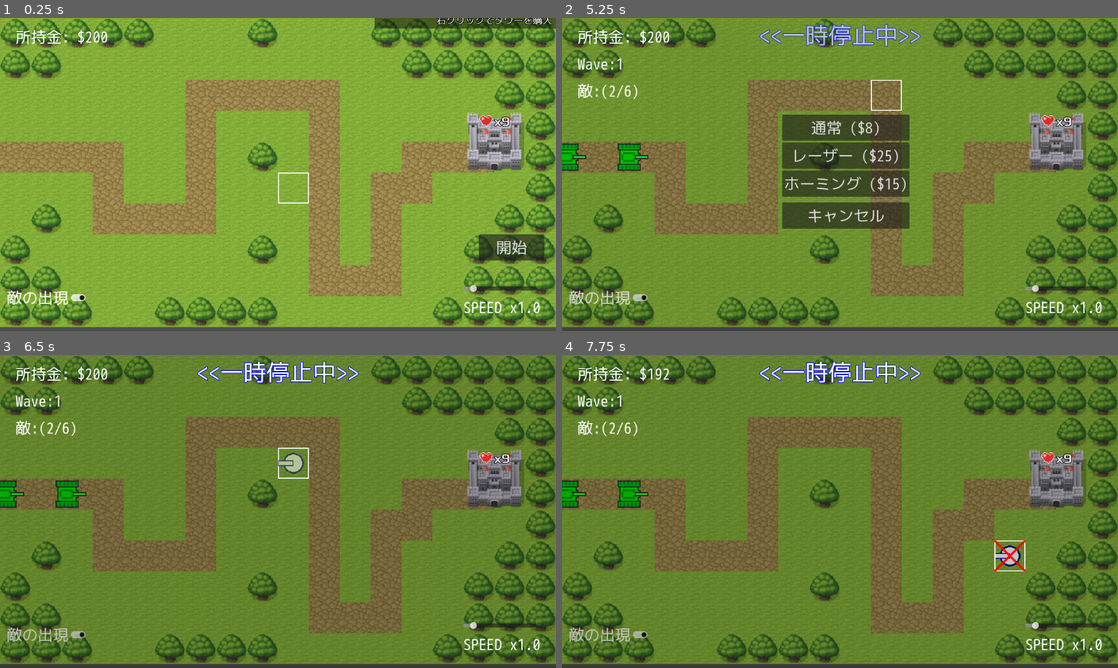
Above: before the commit, frames 1-4 (two rows, left to right).
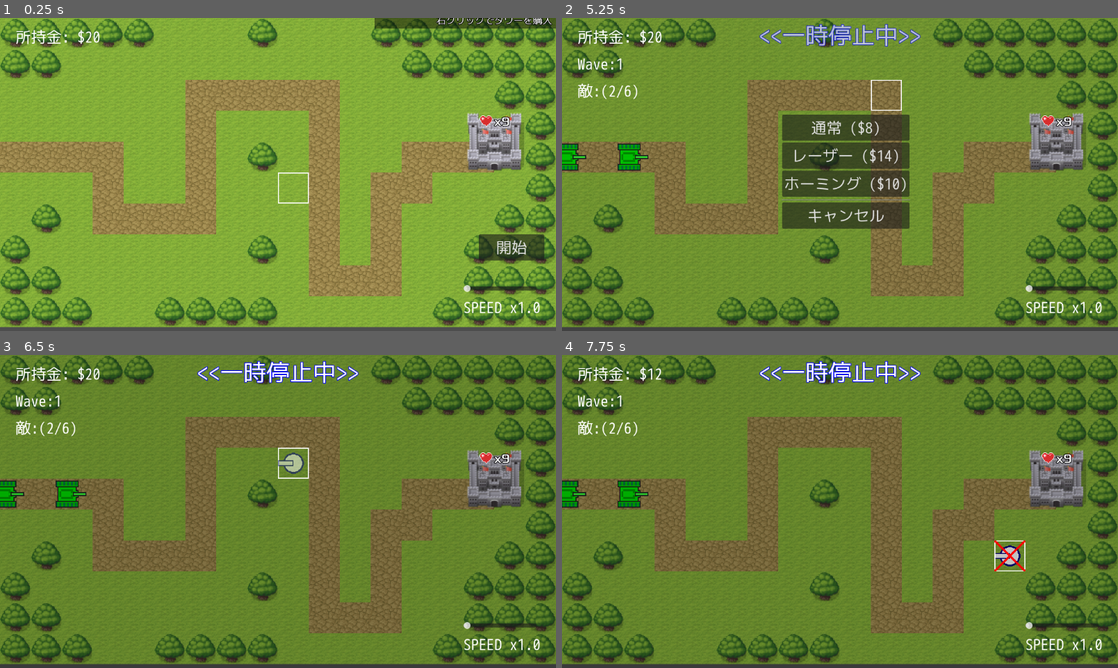
Above: after the commit, the same moments.

Repository: syun77/gd_towerdefense
Game: Godot game, scene res://Main.tscn
Two runs of this game, one before a commit and one after it. Both use one fixed random seed, a clock stepped at 60 frames per second and the inputs below.
Inputs (mouse positions are in pixels of both pictures, inside the frame that each line leads up to):
- Up to frame 1 (0.25 s): no input
- Up to frame 2 (5.25 s): click "開始" at 0.5 s; click (606, 296) at 1.25 s, where only the run before the commit has a clickable "敵の出現"; click (606, 296) at 2 s, where only the run before the commit has a clickable "敵の出現"; click (606, 296) at 2.75 s, where only the run before the commit has a clickable "敵の出現"; move the mouse to (962, 158) at 3.52 s; click (962, 158) at 3.6 s; move the mouse to (728, 190) at 4.27 s; click (728, 190) at 4.35 s; move the mouse to (895, 105) at 5.02 s; right-click (895, 105) at 5.1 s
- Up to frame 3 (6.5 s): click (333, 442) at 5.3 s; click "通常 ($8)" at 5.75 s
- Up to frame 4 (7.75 s): tap Enter at 6.5 s; move the mouse to (812, 574) at 6.52 s; click (812, 574) at 6.6 s; tap Space at 7.25 s; move the mouse to (1006, 558) at 7.27 s; click (1006, 558) at 7.35 s

The runs differ from the first frame. In frame 1, 0.4% of the frame differs, in the area x 1-86%, y 4-92%; in frame 2, 0.4%; in frame 3, 0.4%; in frame 4, 0.4%.

Commit message:
バランス調整

Diff:
--- a/TowerDefense/Main.gd
+++ b/TowerDefense/Main.gd
@@ -123,7 +123,7 @@
 	_spawn_mgr = EnemySpawnMgr.new(_path2d)
 
 	_change_help(eHelp.BUY)
-	_timeout = TIME_OUT
+	_timeout = TIME_OUT * 1.5
 
 ## 更新.
 func _physics_process(delta: float) -> void:
@@ -160,9 +160,9 @@
 
 ## 更新 > 待機中.
 func _update_standby(delta:float):
-	if Common.wave > 0:
+	if _mode == eMode.FREE:
+		# 自由操作のときのみ時間経過.
 		_timeout -= delta
-
 	if _start_next_wave or _timeout <= 0.0:
 		_ui_next_wave.visible = false
 		_start_next_wave = false
@@ -279,7 +279,12 @@
 		_ui_cursor_tower.visible = true
 
 	# タワーの生存数.
-	var num = _tower_layer.get_child_count()
+	var num = 0
+	for tower in Common.get_layer("tower").get_children():
+		var t:Tower = tower
+		if t.get_type() == _buy_type:
+			num += 1 # 一致する種別のみ.
+
 	var cost = Game.tower_cost(num, _buy_type)
 	if Common.money < cost or Input.is_action_just_pressed("right-click"):
 		# お金足りない or キャンセル.
--- a/TowerDefense/Main.tscn
+++ b/TowerDefense/Main.tscn
@@ -126,7 +126,8 @@
 offset_top = 552.0
 offset_right = 1112.0
 offset_bottom = 568.0
-max_value = 10.0
+min_value = 1.0
+max_value = 5.0
 step = 0.5
 value = 1.0
 
@@ -139,6 +140,7 @@
 text = "Speed"
 
 [node name="DbgLayer" type="CanvasLayer" parent="UILayer"]
+visible = false
 
 [node name="CheckAppearEnemy" type="CheckButton" parent="UILayer/DbgLayer"]
 offset_left = 8.0
--- a/TowerDefense/src/Tower.gd
+++ b/TowerDefense/src/Tower.gd
@@ -82,9 +82,9 @@
 ## 更新.
 func _process(_delta: float) -> void:
 	# ヘルプの更新.
-	_helo_label.text = "POWER: LV%d"%power_lv
-	_helo_label.text += "\nRANGE: LV%d"%range_lv
-	_helo_label.text += "\nFIRERATE: LV%d"%firerate_lv
+	_helo_label.text = "POWER: LV%d (dmg:%d)"%[power_lv, get_power()]
+	_helo_label.text += "\nRANGE: LV%d (%3.0f)"%[range_lv, get_range()/8.0]
+	_helo_label.text += "\nFIRERATE: LV%d (%3.1fsec)"%[firerate_lv, get_firerate()]
 
 	# 描画.
 	queue_redraw()
@@ -122,7 +122,7 @@
 	var tbl2 = {
 		Game.eTower.NORMAL: 200.0,
 		Game.eTower.LASER: 1, # 動かないけど角度は必要なので "1".
-		Game.eTower.HORMING: 150.0,
+		Game.eTower.HORMING: 200.0,
 	}
 	var speed = tbl2[_type]
 	var shot = tbl[_type].instantiate()
--- a/TowerDefense/src/Tower.tscn
+++ b/TowerDefense/src/Tower.tscn
@@ -21,11 +21,12 @@
 shape = SubResource("RectangleShape2D_fjunf")
 
 [node name="Help" type="Node2D" parent="."]
+z_index = 1
 position = Vector2(24, -24)
 
 [node name="ColorRect" type="ColorRect" parent="Help"]
 offset_top = -96.0
-offset_right = 200.0
+offset_right = 281.0
 color = Color(0, 0, 0, 0.313726)
 
 [node name="Label" type="Label" parent="Help"]
--- a/TowerDefense/src/common/Common.gd
+++ b/TowerDefense/src/common/Common.gd
@@ -6,7 +6,7 @@
 # --------------------------------------------------
 # const.
 # --------------------------------------------------
-const INIT_MONEY = 200
+const INIT_MONEY = 20
 const INIT_WAVE = 0 # 最初に+1するので0始まり.
 const INIT_HP = 9 # 拠点の初期HP.
 
@@ -105,7 +105,9 @@
 		p.position = pos
 		var speed = randf_range(100, 1000)
 		var t = time + randf_range(-0.2, 0.2)
-		p.start(t, deg, speed, 0, 10, color, sc)
+		var ax = 0.0
+		var ay = 3.0
+		p.start(t, deg, speed, ax, ay, color, sc)
 		deg += randf_range(30, 50)
 
 func start_particle_ring(pos:Vector2, time:float, color:Color, sc:float=2.0) -> void:
--- a/TowerDefense/src/common/Game.gd
+++ b/TowerDefense/src/common/Game.gd
@@ -3,7 +3,7 @@
 # ==================================================
 # ゲームパラメータを定義するスクリプト.
 # ==================================================
-const DAMAGE_BASE = 1000
+const DAMAGE_BASE = 10
 
 enum eTower {
 	NORMAL, # 通常.
@@ -20,7 +20,7 @@
 		eTower.LASER:
 			return 48 + (8 * lv)
 		eTower.HORMING:
-			return 64 + (16 * lv)
+			return 64 + (20 * lv)
 		_: #eTower.NORMAL:
 			return 48 + (16 * lv)
 
@@ -28,9 +28,9 @@
 func tower_power(lv:int, type:eTower) -> int:
 	match type:
 		eTower.LASER:
-			return (DAMAGE_BASE * 0.7) + (lv * 2)
+			return (DAMAGE_BASE * 1.5) * lv
 		eTower.HORMING:
-			return int(lv * DAMAGE_BASE * 0.5)
+			return int(lv * DAMAGE_BASE * 1.2)
 		_: #eTower.NORMAL:
 			return lv * DAMAGE_BASE
 ## 発射間隔 (= 2sec * 0.9 ^ (lv-1))
@@ -39,7 +39,7 @@
 		eTower.LASER:
 			return 3.0 * pow(0.9, (lv-1))
 		eTower.HORMING:
-			return 1.5 * pow(0.9, (lv-1))
+			return 2.5 * pow(0.9, (lv-1))
 		_: #eTower.NORMAL:
 			return 2.0 * pow(0.9, (lv-1))
 
@@ -47,11 +47,11 @@
 func tower_cost(num:int, type:eTower) -> int:
 	match type:
 		eTower.LASER:
-			var base = 25
+			var base = 14
 			var cost = base * pow(1.3, num)
 			return cost
 		eTower.HORMING:
-			var base = 15
+			var base = 10
 			var cost = base * pow(1.3, num)
 			return cost
 		_: #eTower.NORMAL:
@@ -63,22 +63,22 @@
 func tower_upgrade_range(lv:int, type:eTower) -> int:
 	match type:
 		eTower.LASER:
-			var cost = 20 * pow(1.5, (lv-1))
+			var cost = 8 * pow(1.5, (lv-1))
 			return int(cost)
 		eTower.HORMING:
 			var cost = 8 * pow(1.5, (lv-1))
 			return int(cost)
 		_: #eTower.NORMAL:
-			var cost = 10 * pow(1.5, (lv-1))
+			var cost = 8 * pow(1.5, (lv-1))
 			return int(cost)
 ## 攻撃威力のアップグレード.
 func tower_upgrade_power(lv:int, type:eTower) -> int:
 	match type:
 		eTower.LASER:
-			var cost = 15 * pow(1.5, (lv-1))
+			var cost = 20 * pow(1.5, (lv-1))
 			return int(cost)
 		eTower.HORMING:
-			var cost = 40 * pow(1.5, (lv-1))
+			var cost = 20 * pow(1.5, (lv-1))
 			return int(cost)
 		_: #eTower.NORMAL:
 			var cost = 20 * pow(1.5, (lv-1))
@@ -87,10 +87,10 @@
 func tower_upgrade_firerate(lv:int, type:eTower) -> int:
 	match type:
 		eTower.LASER:
-			var cost = 40 * pow(1.5, (lv-1))
+			var cost = 15 * pow(1.5, (lv-1))
 			return int(cost)
 		eTower.HORMING:
-			var cost = 20 * pow(1.5, (lv-1))
+			var cost = 15 * pow(1.5, (lv-1))
 			return int(cost)
 		_: #eTower.NORMAL:
 			var cost = 15 * pow(1.5, (lv-1))
@@ -110,8 +110,8 @@
 # --------------------------------------------------
 ## HP (base + (Wave数 / 3))
 func enemy_hp(wave:int) -> int:
-	var base = 2.0
-	var hp = base + floor(wave / 3.0)
+	var base = 1.0
+	var hp = base + floor(wave / 3.0) # 端数切捨て.
 	return int(hp * DAMAGE_BASE)
 
 ## 所持金.
--- a/TowerDefense/src/enemy/Enemy.gd
+++ b/TowerDefense/src/enemy/Enemy.gd
@@ -89,7 +89,6 @@
 		var time = 1.0
 		var color = Color.LIME
 		Common.start_particle_enemy(pos, time, color)
-		Common.start_particle_ring(pos, time, color)
 
 ## 消滅.
 func vanish() -> void:
--- a/TowerDefense/src/menu/MenuBuy.tscn
+++ b/TowerDefense/src/menu/MenuBuy.tscn
@@ -17,7 +17,7 @@
 layout_mode = 0
 offset_right = 1152.0
 offset_bottom = 648.0
-color = Color(0, 0, 0, 0.313726)
+color = Color(0, 0, 0, 0.501961)
 
 [node name="ButtonList" type="VBoxContainer" parent="."]
 layout_mode = 0
--- a/TowerDefense/src/menu/MenuUpgrade.gd
+++ b/TowerDefense/src/menu/MenuUpgrade.gd
@@ -2,6 +2,9 @@
 
 var _cnt = 0
 var _tower:Tower # アップグレード対象のタワー.
+var _cost_power:int = 0
+var _cost_range:int = 0
+var _cost_firerate:int = 0
 
 ## セットアップ.
 func setup(tower:Tower) -> void:
@@ -13,9 +16,9 @@
 	var lv_range = _tower.range_lv
 	var lv_firerate = _tower.firerate_lv
 	var type = _tower.get_type()
-	var cost_power = Game.tower_upgrade_power(lv_power, type)
-	var cost_range = Game.tower_upgrade_range(lv_range, type)
-	var cost_firerate = Game.tower_upgrade_firerate(lv_firerate, type)
+	_cost_power = Game.tower_upgrade_power(lv_power, type)
+	_cost_range = Game.tower_upgrade_range(lv_range, type)
+	_cost_firerate = Game.tower_upgrade_firerate(lv_firerate, type)
 
 	# 所持金.
 	var money = Common.money
@@ -25,14 +28,14 @@
 		var btn:Button = button
 		match btn.name:
 			"ButtonBuyPower":
-				btn.text = "攻撃力 Lv%d > Lv%d($%d)"%[lv_power, lv_power+1, cost_power]
-				btn.disabled = money < cost_power
+				btn.text = "攻撃力 Lv%d > Lv%d($%d)"%[lv_power, lv_power+1, _cost_power]
+				btn.disabled = money < _cost_power
 			"ButtonBuyRange":
-				btn.text = "射程範囲 Lv%d > Lv%d ($%d)"%[lv_range, lv_range+1, cost_range]
-				btn.disabled = money < cost_range
+				btn.text = "射程範囲 Lv%d > Lv%d ($%d)"%[lv_range, lv_range+1, _cost_range]
+				btn.disabled = money < _cost_range
 			"ButtonBuyFirerate":
-				btn.text = "発射間隔 Lv%d > Lv%d ($%d)"%[lv_firerate, lv_firerate+1, cost_firerate]
-				btn.disabled = money < cost_firerate
+				btn.text = "発射間隔 Lv%d > Lv%d ($%d)"%[lv_firerate, lv_firerate+1, _cost_firerate]
+				btn.disabled = money < _cost_firerate
 
 
 ## 開始.
@@ -53,12 +56,18 @@
 
 func _on_button_buy_power_pressed() -> void:
 	_tower.power_lv += 1
+	# お金を減らす.
+	Common.spend_money(_cost_power)
 	_refresh_buttons()
 
 func _on_button_buy_range_pressed() -> void:
 	_tower.range_lv += 1
+	# お金を減らす.
+	Common.spend_money(_cost_range)
 	_refresh_buttons()
 
 func _on_button_buy_firerate_pressed() -> void:
 	_tower.firerate_lv += 1
+	# お金を減らす.
+	Common.spend_money(_cost_firerate)
 	_refresh_buttons()
--- a/TowerDefense/src/menu/MenuUpgrade.tscn
+++ b/TowerDefense/src/menu/MenuUpgrade.tscn
@@ -17,7 +17,7 @@
 layout_mode = 0
 offset_right = 1152.0
 offset_bottom = 648.0
-color = Color(0, 0, 0, 0.313726)
+color = Color(0, 0, 0, 0.501961)
 
 [node name="ButtonList" type="VBoxContainer" parent="."]
 layout_mode = 0
Not shown: 1 places in TowerDefense/src/Tower.tscn that only renumber resources
